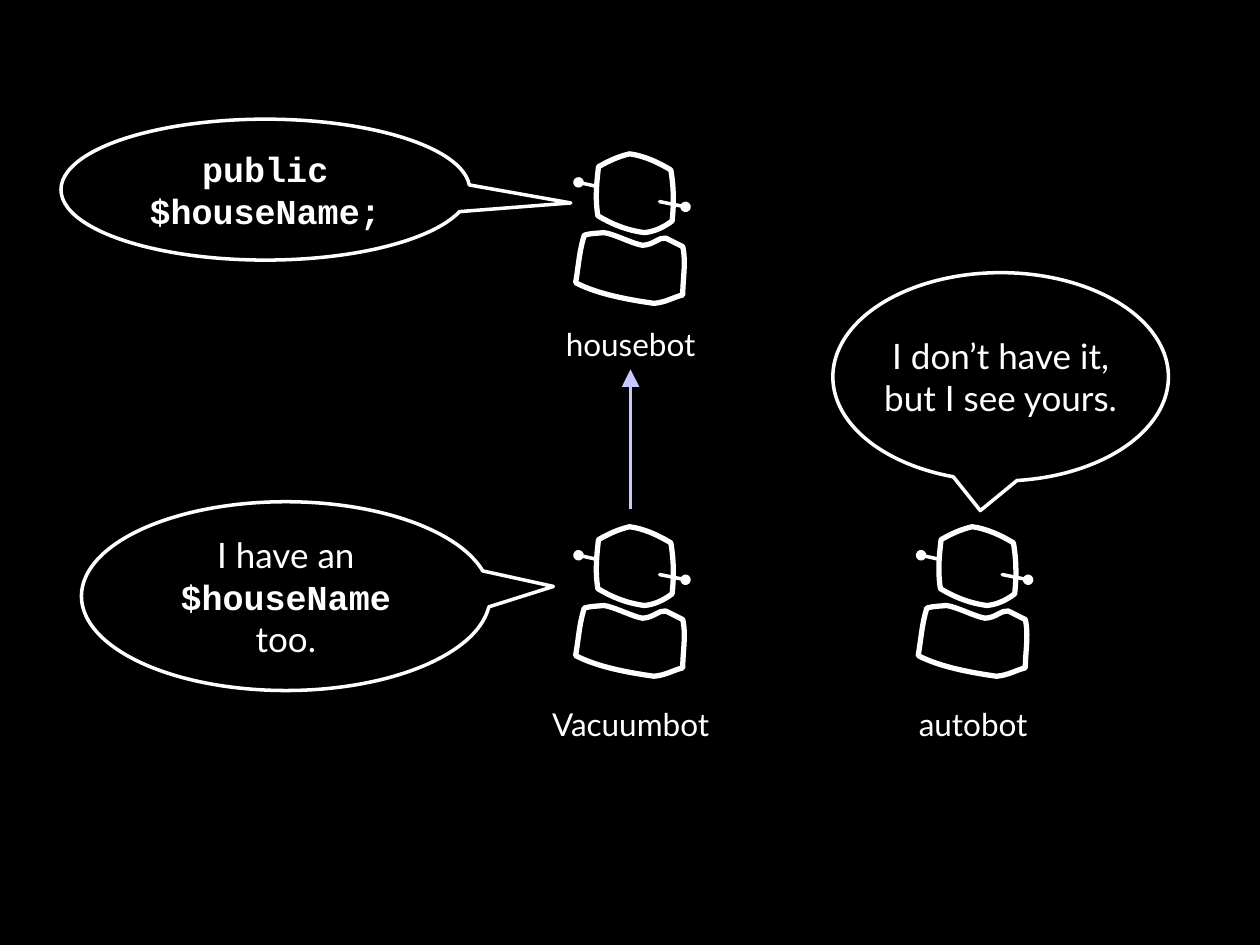
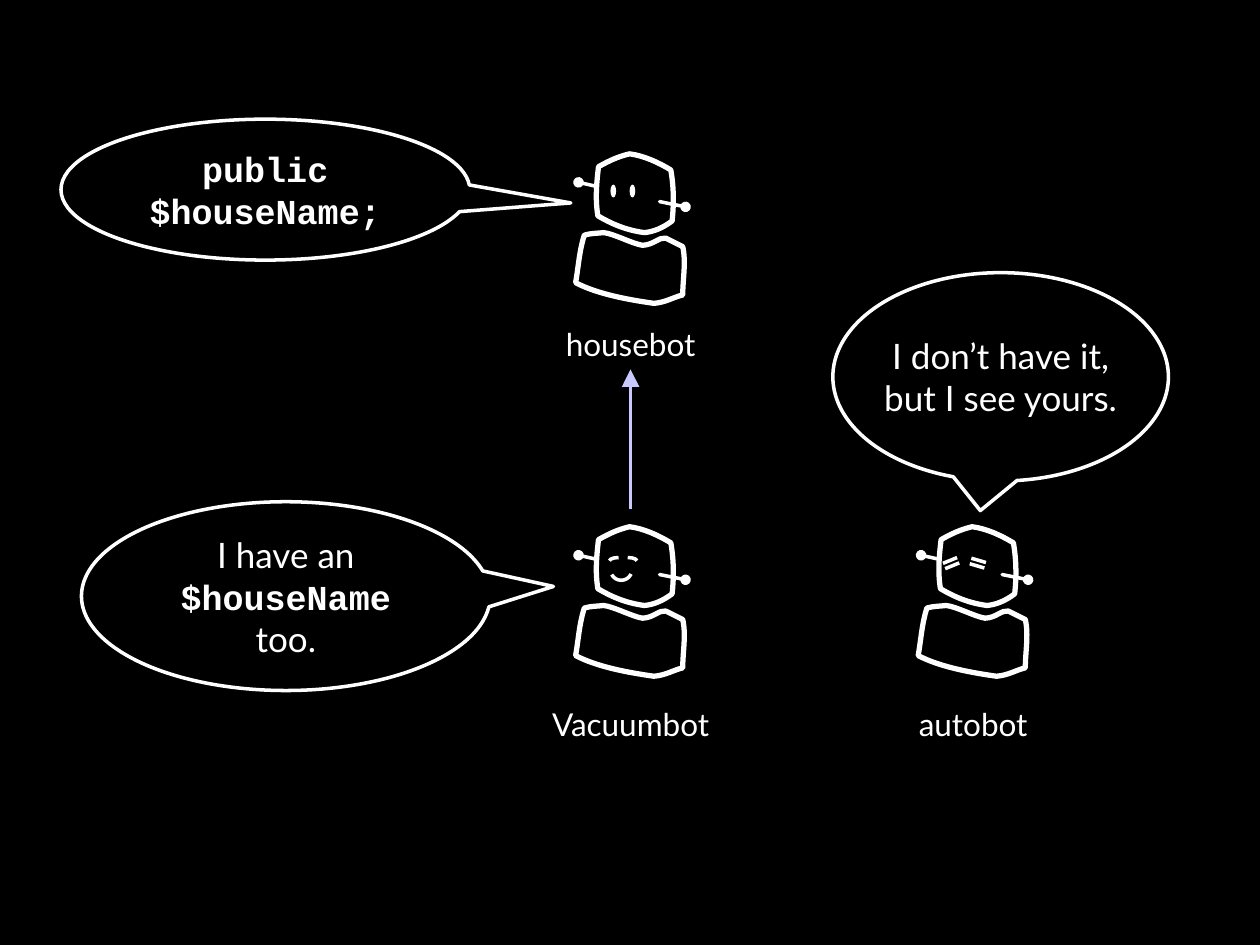
Before and after one commit to socketwench/OOPforObjectHaters, a slide deck: slide 40 of src/OOPforObjectHaters.pptx. Drawn at 1260x945 pixels with LibreOffice and Linux fonts; fonts in the diff are those of the drawing. Boxes give left, top, right and bottom in pixels: in the first picture for what was removed or moved away, otherwise in the second. Text is boxed around its words. In the diff, an @@ line names an element or a change of style, - is before the commit and + after.

```diff
--- a/src/OOPforObjectHaters.pptx
+++ b/src/OOPforObjectHaters.pptx
@@ ellipse added at box(611, 185, 617, 198), fill #FFFFFF @@
@@ ellipse added at box(630, 185, 636, 198), fill #FFFFFF @@
@@ arc (boxed as its full ellipse) added at box(610, 558, 629, 564), outline #FFFFFF 2 pt @@
@@ arc (boxed as its full ellipse) added at box(610, 558, 631, 581), outline #FFFFFF 2 pt @@
@@ arc (boxed as its full ellipse) added at box(619, 558, 638, 564), outline #FFFFFF 2 pt @@
@@ group added at box(942, 558, 987, 568): 4 lines @@
```
Also in this commit, not shown: 21 other slides changed, 3 slides added, 90 slides removed, 22 other files.
